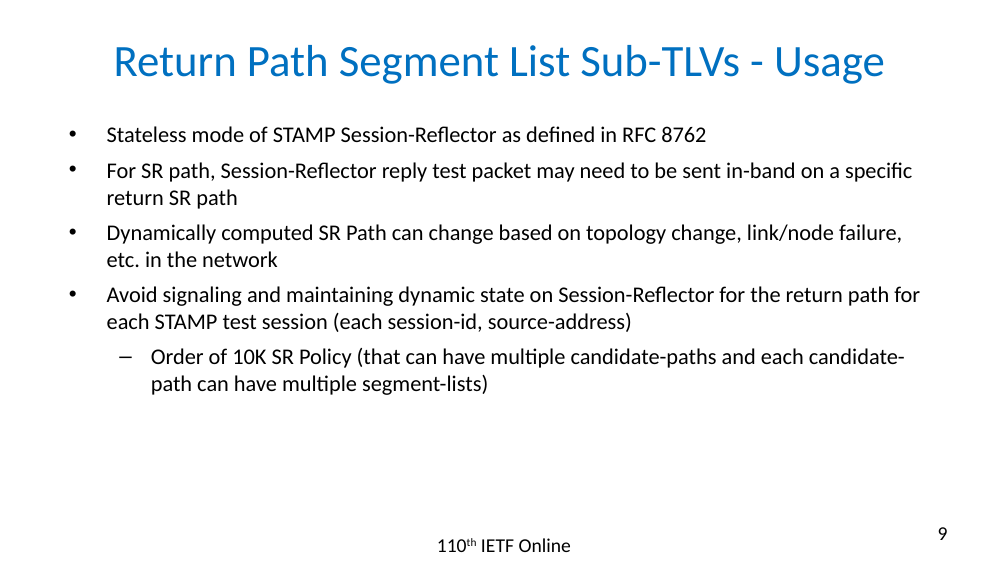
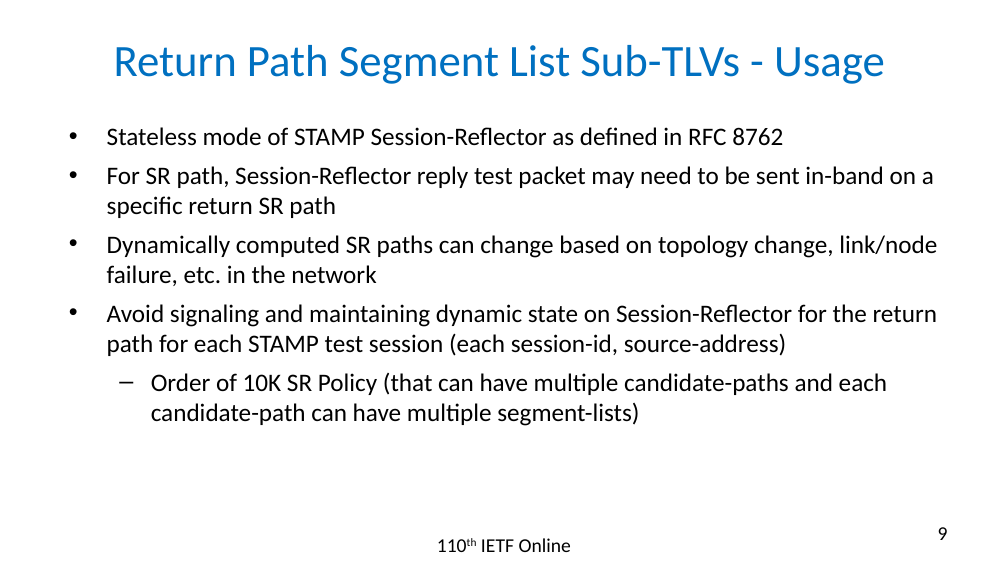
Before and after one commit to rakgandhi/ietf-slides, a slide deck: slide 9 of draft-gandhi-ippm-stamp-srpm-02.pptx. Drawn at 1008x567 pixels with LibreOffice and Linux fonts; fonts in the diff are those of the drawing. Boxes give left, top, right and bottom in pixels: in the first picture for what was removed or moved away, otherwise in the second. Text is boxed around its words. In the diff, an @@ line names an element or a change of style, - is before the commit and + after.

```diff
--- a/draft-gandhi-ippm-stamp-srpm-02.pptx
+++ b/draft-gandhi-ippm-stamp-srpm-02.pptx
@@ text at (107, 127, 938, 426): size 16 to 18 pt in "Stateless mode of STAMP Session-Reflector as defined ...", "For SR path, Session-Reflector reply test packet ...", "Avoid signaling and maintaining dynamic state on ...", "Order of 10K SR Policy (that can ..." @@
@@ text at (107, 235, 937, 286): text changed; size 16 to 18 pt @@
-• Dynamically computed SR Path can change based on topology change, link/node failure, etc. in the network
+• Dynamically computed SR paths can change based on topology change, link/node failure, etc. in the network
```
Also in this commit, not shown: 4 other slides changed, 1 other file.
